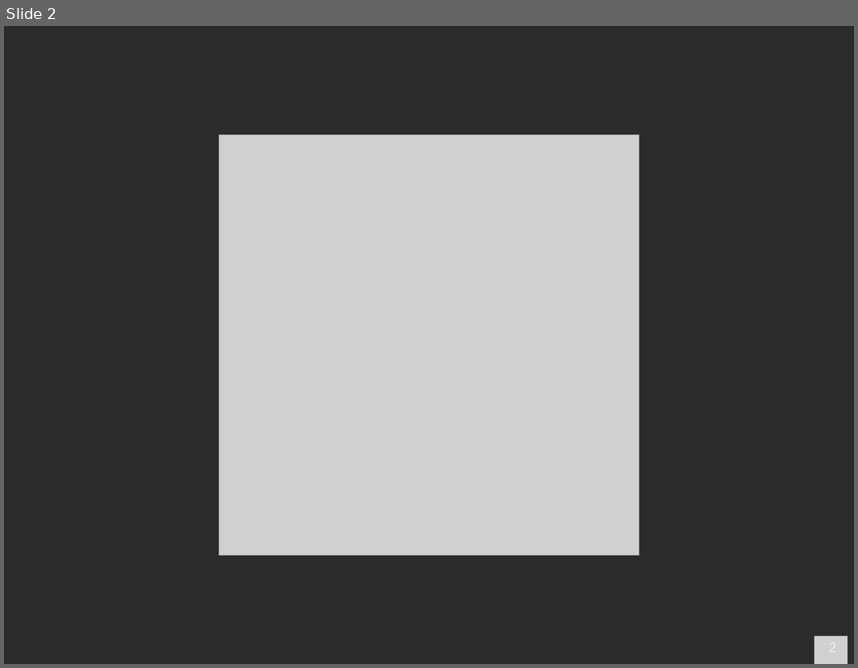
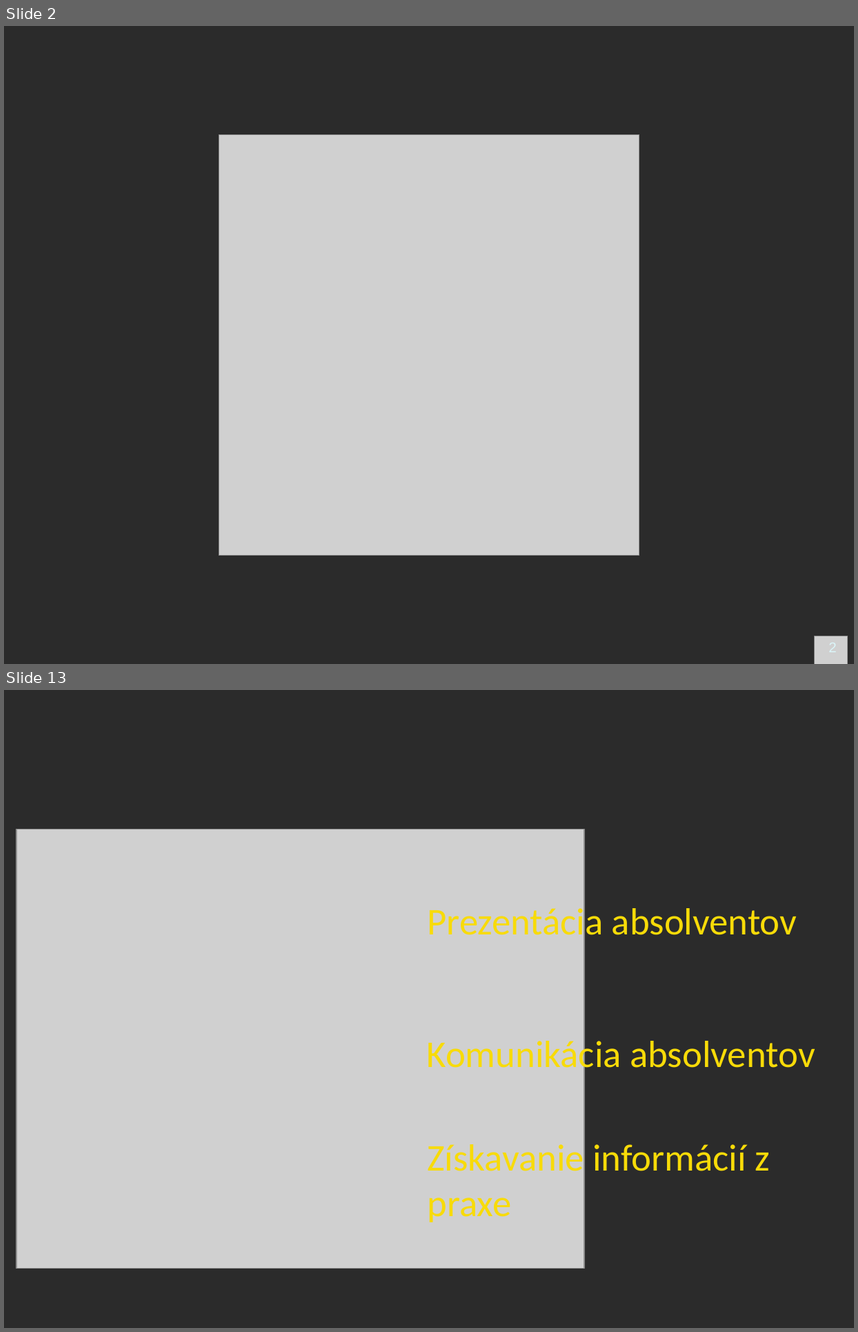
Before and after one commit to googlecode-mirror/timovy2007, a slide deck: doc/prezentacia/alumni_action_presentation.ppt. Shown one above the other, each under a label of ours: slide 2 before the commit, slides 2 and 13 after it; the slides between them are not shown. The pictures are 858x668 and 858x1332 pixels, drawn with LibreOffice and Linux fonts; fonts in the diff are those of the drawing; grey boxes stand for pictures; background and template pictures are left out; a plain dark background stands for a picture behind light text. Boxes give left, top, right and bottom in pixels: in the first picture for what was removed or moved away, otherwise in the second. Text is boxed around its words. In the diff, an @@ line names an element or a change of style, - is before the commit and + after.

```diff
--- a/doc/prezentacia/alumni_action_presentation.ppt
+++ b/doc/prezentacia/alumni_action_presentation.ppt
@@ slide 13 added at bbox=[4, 690, 854, 1328], background picture (left out) @@
@@ picture added at bbox=[16, 829, 584, 1268] @@
@@ text added at bbox=[427, 903, 797, 943], 32 pt, text #F8DB08 @@
+Prezentácia absolventov
@@ text added at bbox=[427, 1036, 815, 1076], 32 pt, text #F8DB08 @@
+Komunikácia absolventov
@@ text added at bbox=[427, 1139, 770, 1222], 32 pt, text #F8DB08 @@
+Získavanie informácií z praxe
```
Also in this commit, not shown: 8 slides changed, 3 other slides added, 4 slides removed.
